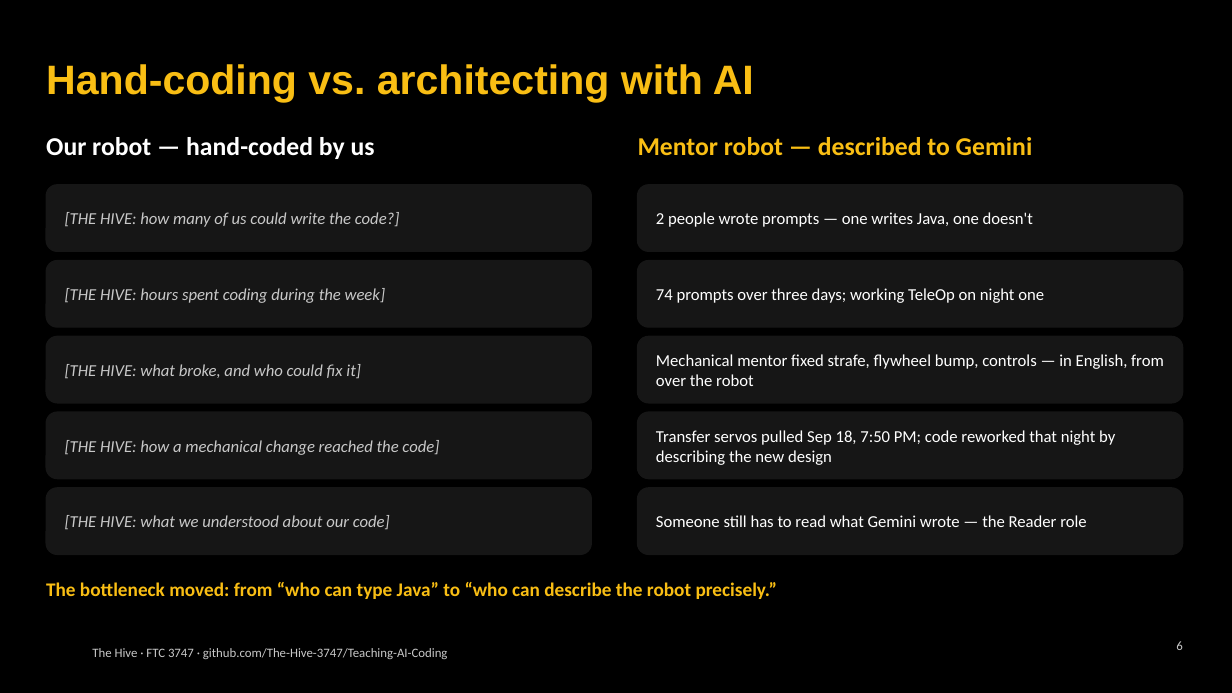
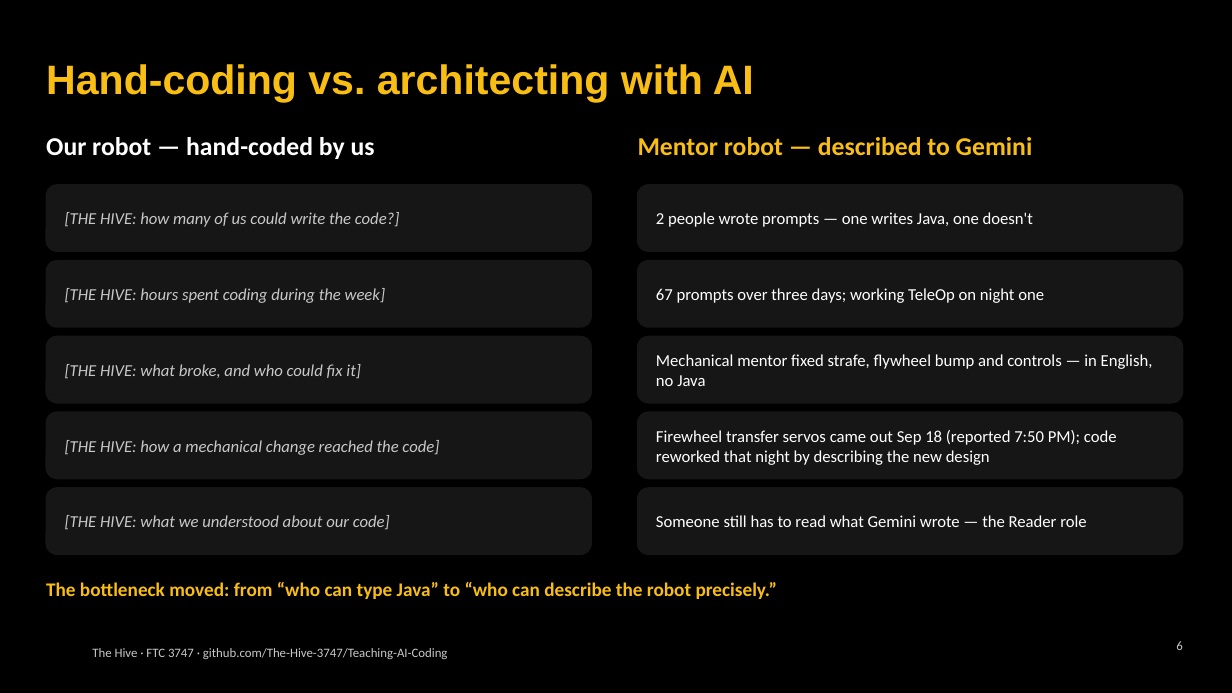
Before and after one commit to The-Hive-3747/Teaching-AI-Coding, a slide deck: slide 6 of slides/kickoff.pptx. Drawn at 1232x693 pixels with LibreOffice and Linux fonts; fonts in the diff are those of the drawing; background and template pictures are left out. Boxes give left, top, right and bottom in pixels: in the first picture for what was removed or moved away, otherwise in the second. Text is boxed around its words. In the diff, an @@ line names an element or a change of style, - is before the commit and + after.

```diff
--- a/slides/kickoff.pptx
+++ b/slides/kickoff.pptx
@@ text at (656,288,1044,303): text changed @@
-74 prompts over three days; working TeleOp on night one
+67 prompts over three days; working TeleOp on night one
@@ text at (656,354,1153,386): text changed @@
-Mechanical mentor fixed strafe, flywheel bump, controls — in English, from over the robot
+Mechanical mentor fixed strafe, flywheel bump and controls — in English, no Java
@@ text at (656,430,1117,465): text changed @@
-Transfer servos pulled Sep 18, 7:50 PM; code reworked that night by describing the new design
+Firewheel transfer servos came out Sep 18 (reported 7:50 PM); code reworked that night by describing the new design
```
Also in this commit, not shown: 4 other slides changed, 14 other files.
